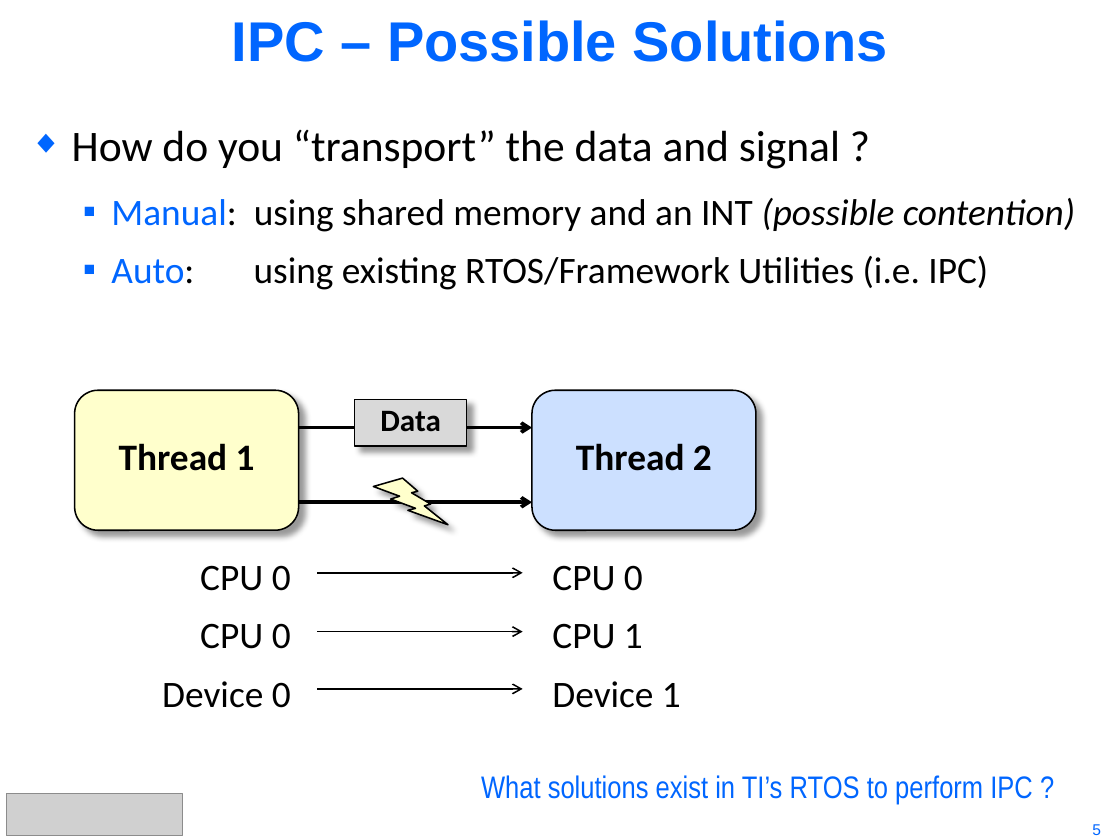
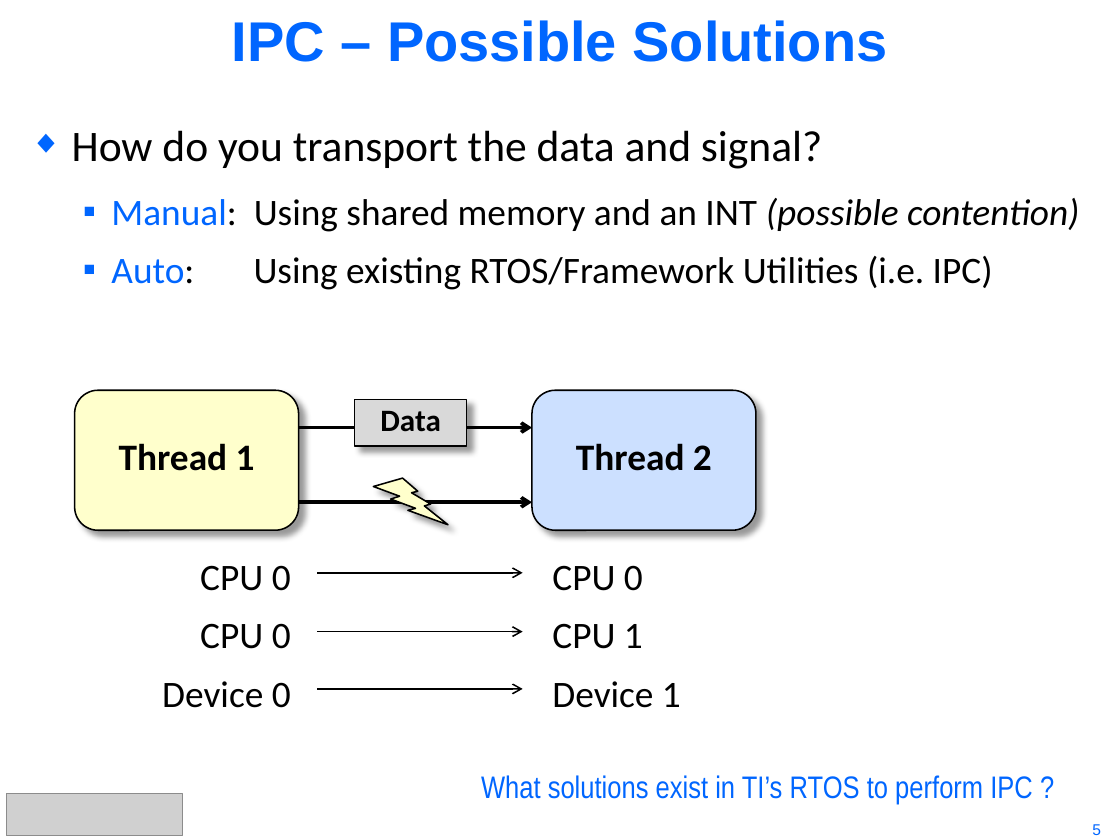
Before and after one commit to hari1989/keystone-workshop, a slide deck: slide 5 of preliminary/KeyStone Intro to IPC.pptx. Drawn at 1120x840 pixels with LibreOffice and Linux fonts; fonts in the diff are those of the drawing; grey boxes stand for pictures. Boxes give left, top, right and bottom in pixels: in the first picture for what was removed or moved away, otherwise in the second. Text is boxed around its words. In the diff, an @@ line names an element or a change of style, - is before the commit and + after.

```diff
--- a/preliminary/KeyStone Intro to IPC.pptx
+++ b/preliminary/KeyStone Intro to IPC.pptx
@@ text at (72,130,822,169): text changed @@
-◆ How do you “transport” the data and signal ?
+◆ How do you transport the data and signal?
@@ text at (111,198,1079,290): text changed @@
-▪ Manual: using shared memory and an INT (possible contention)
-▪ Auto: using existing RTOS/Framework Utilities (i.e. IPC)
+▪ Manual: Using shared memory and an INT (possible contention)
+▪ Auto: Using existing RTOS/Framework Utilities (i.e. IPC)
```
Also in this commit, not shown: 22 other slides changed.
